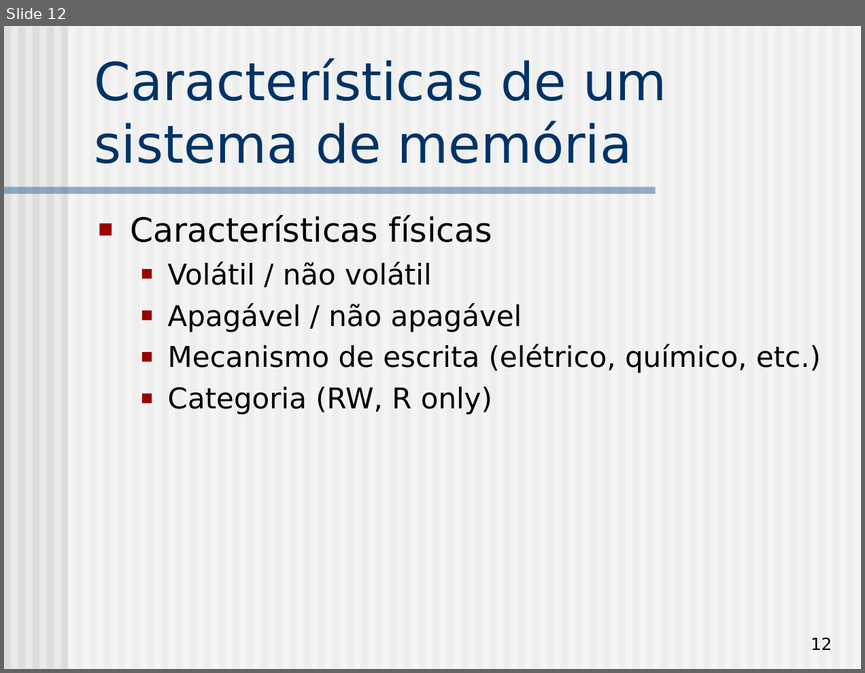
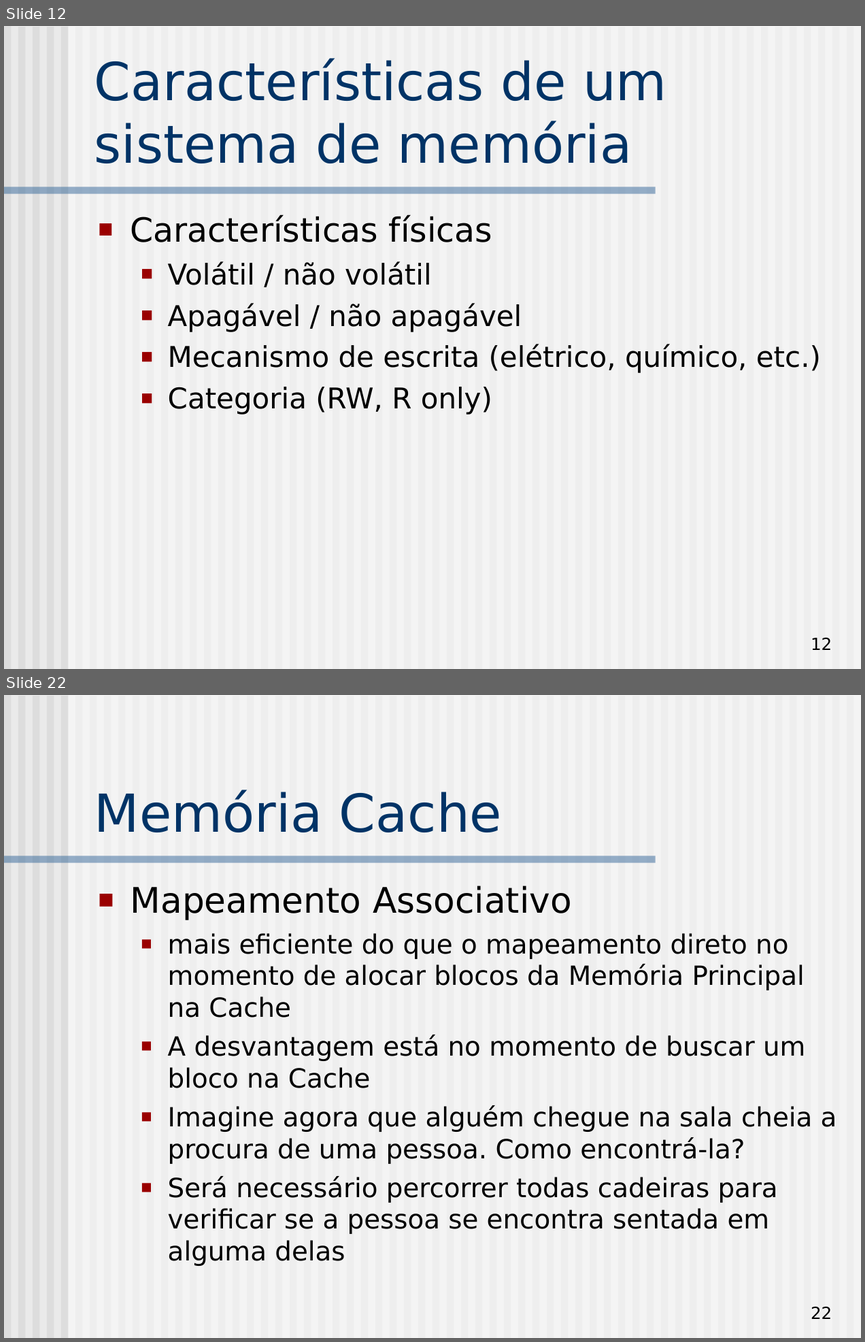
Before and after one commit to simoesusp/SSC0511-Organizacao-de-Computadores-Digitais, a slide deck: Memoria.ppt. Shown one above the other, each under a label of ours: slide 12 before the commit, slides 12 and 22 after it; the slides between them are not shown. The pictures are 865x673 and 865x1342 pixels, drawn with LibreOffice and Linux fonts; fonts in the diff are those of the drawing. Boxes give left, top, right and bottom in pixels: in the first picture for what was removed or moved away, otherwise in the second. Text is boxed around its words. In the diff, an @@ line names an element or a change of style, - is before the commit and + after.

```diff
--- a/Memoria.ppt
+++ b/Memoria.ppt
@@ slide 22 added at bbox=[4, 695, 861, 1338], background #EAEAEA; not listed: 62 template elements that a slide beside it also shows @@
@@ title added at bbox=[94, 790, 502, 832], 44 pt, text #003366 @@
+Memória Cache
@@ text added at bbox=[130, 885, 837, 1266], 22.2 pt, text #000000 @@
+■ Mapeamento Associativo
+  ■ mais eficiente do que o mapeamento direto no momento de alocar blocos da Memória Principal na Cache
+  ■ A desvantagem está no momento de buscar um bloco na Cache
+  ■ Imagine agora que alguém chegue na sala cheia a procura de uma pessoa. Como encontrá-la?
+  ■ Será necessário percorrer todas cadeiras para verificar se a pessoa se encontra sentada em alguma delas
@@ page number added at bbox=[810, 1306, 832, 1319], 14 pt, text #000000 @@
+22
```
Also in this commit, not shown: 1 slide changed, 13 other slides added.
